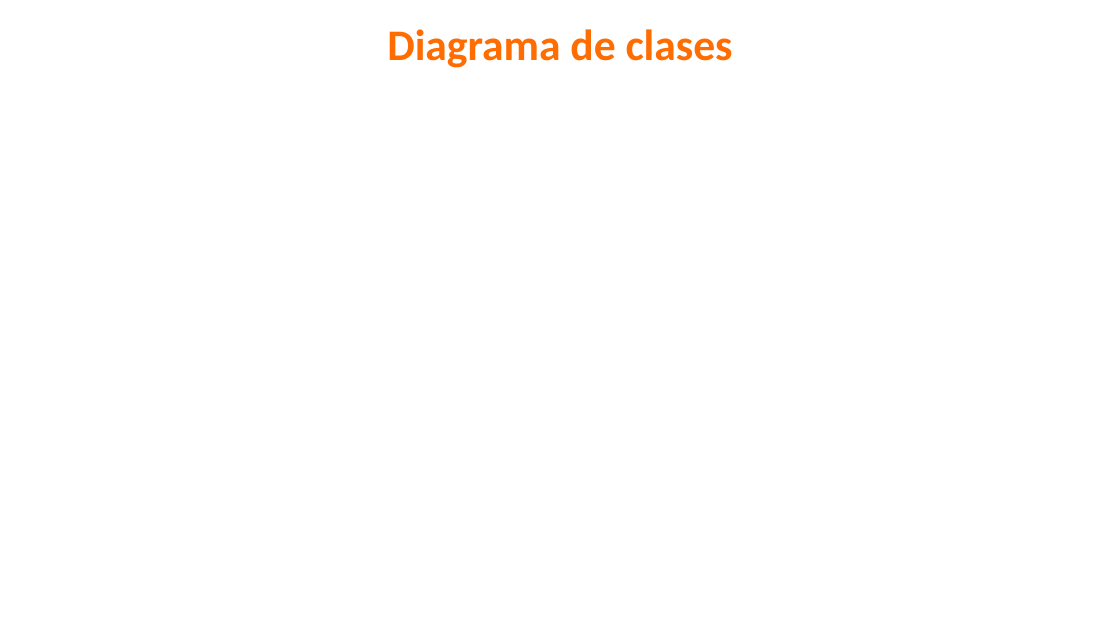
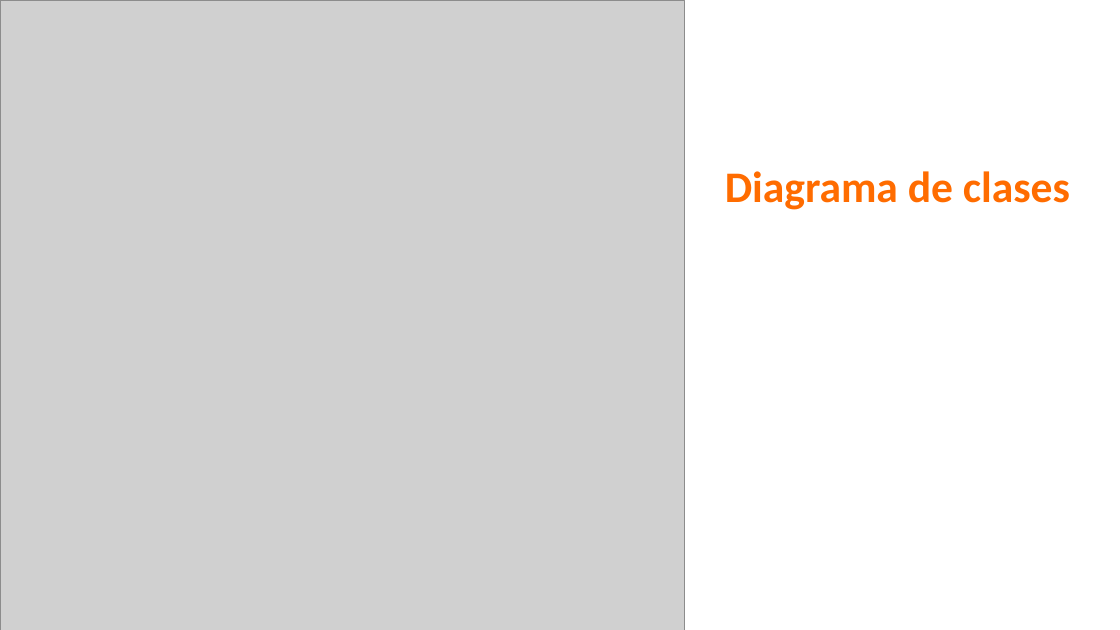
Before and after one commit to yeseniaquejada/SERVICE_MARKET, a slide deck: slide 26 of PROYECTO FORMATIVO.pptx. Drawn at 1120x630 pixels with LibreOffice and Linux fonts; fonts in the diff are those of the drawing; grey boxes stand for pictures; background and template pictures are left out. Boxes give left, top, right and bottom in pixels: in the first picture for what was removed or moved away, otherwise in the second. Text is boxed around its words. In the diff, an @@ line names an element or a change of style, - is before the commit and + after.

Commit message:
Diagrama de clases - Organizar diapositivas

```diff
--- a/PROYECTO FORMATIVO.pptx
+++ b/PROYECTO FORMATIVO.pptx
@@ picture added at [0,0,685,630] @@
@@ text "Diagrama de clases": place and size @@
-text "Diagrama de clases" at [387,29,733,68]
+text "Diagrama de clases" at [725,171,1070,210]
```
Also in this commit, not shown: 1 other slide changed, 1 slide added, 1 slide removed, 2 other files.
